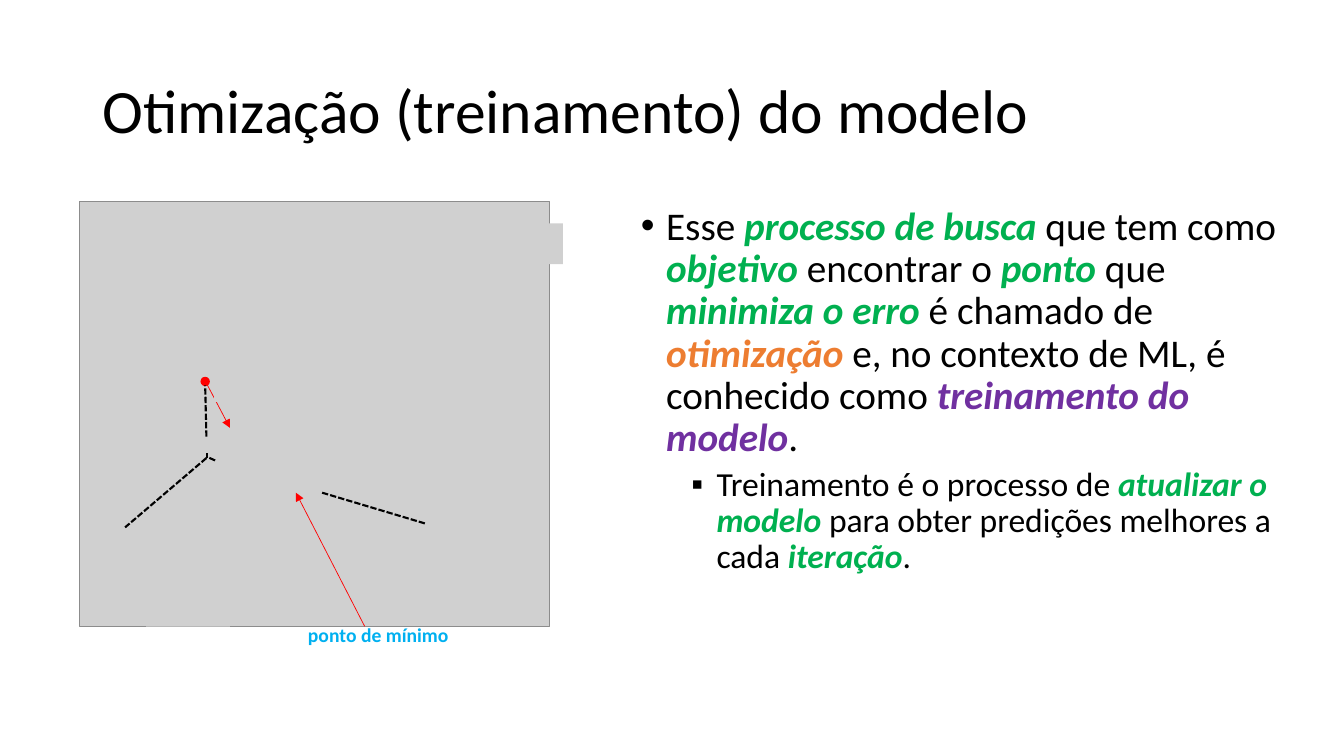
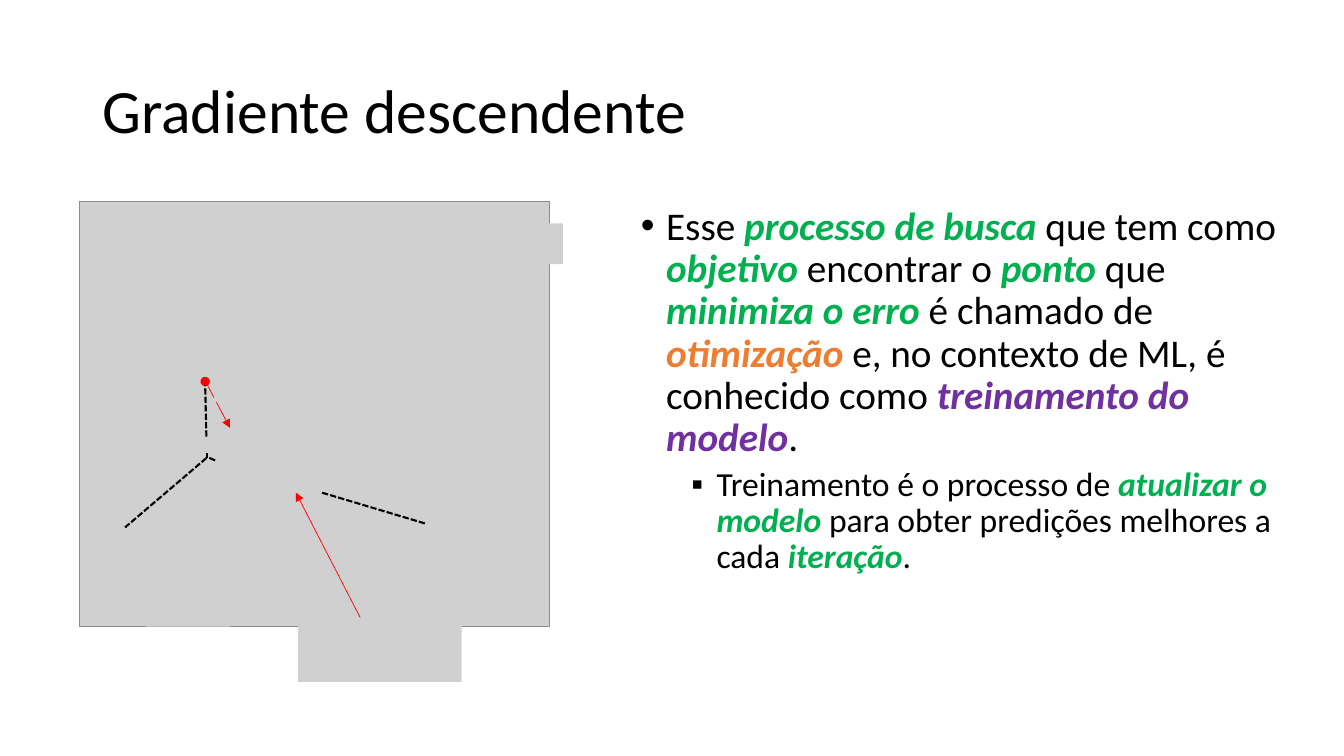
Before and after one commit to zz4fap/c24_inteligencia_artificial, a slide deck: slide 25 of slides/C24_Regressão.pptx (slide 24 before the commit). Drawn at 1344x756 pixels with LibreOffice and Linux fonts; fonts in the diff are those of the drawing; grey boxes stand for pictures. Boxes give left, top, right and bottom in pixels: in the first picture for what was removed or moved away, otherwise in the second. Text is boxed around its words. In the diff, an @@ line names an element or a change of style, - is before the commit and + after.

```diff
--- a/slides/C24_Regressão.pptx
+++ b/slides/C24_Regressão.pptx
@@ title at (102,90,685,134): text changed @@
-Otimização (treinamento) do modelo
+Gradiente descendente
@@ picture added at (298,618,462,683) @@
@@ text removed at (308,625,449,645) @@
-ponto de mínimo
```
Also in this commit, not shown: 11 other slides changed, 4 slides added, 4 slides removed.
